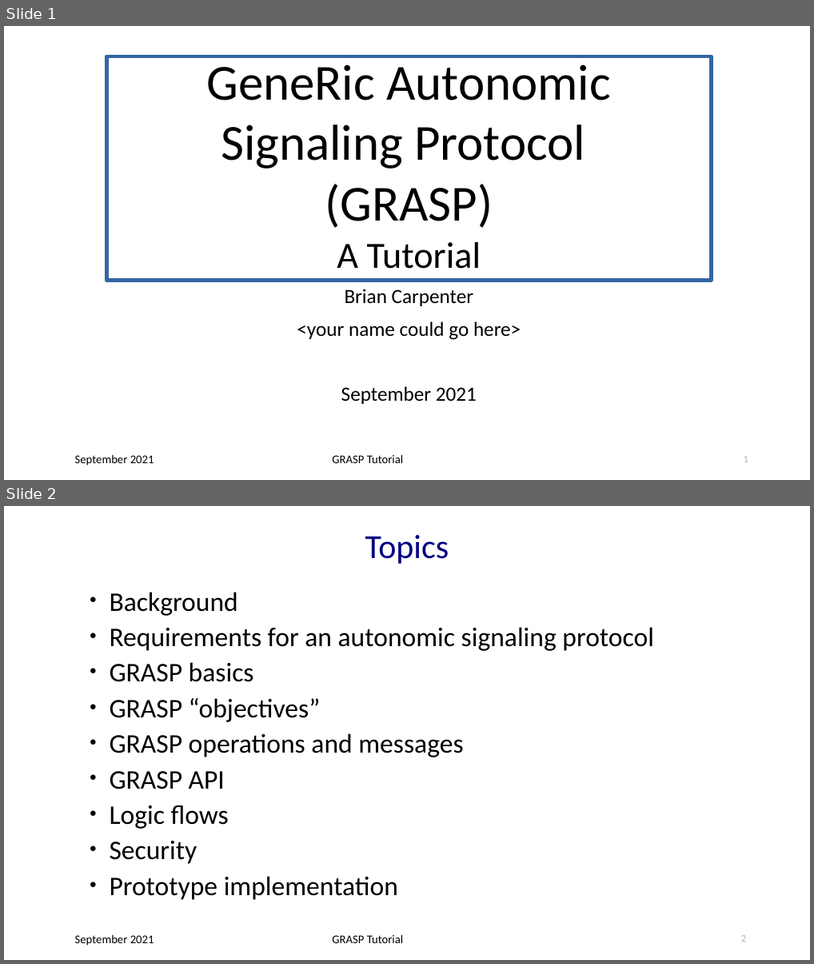
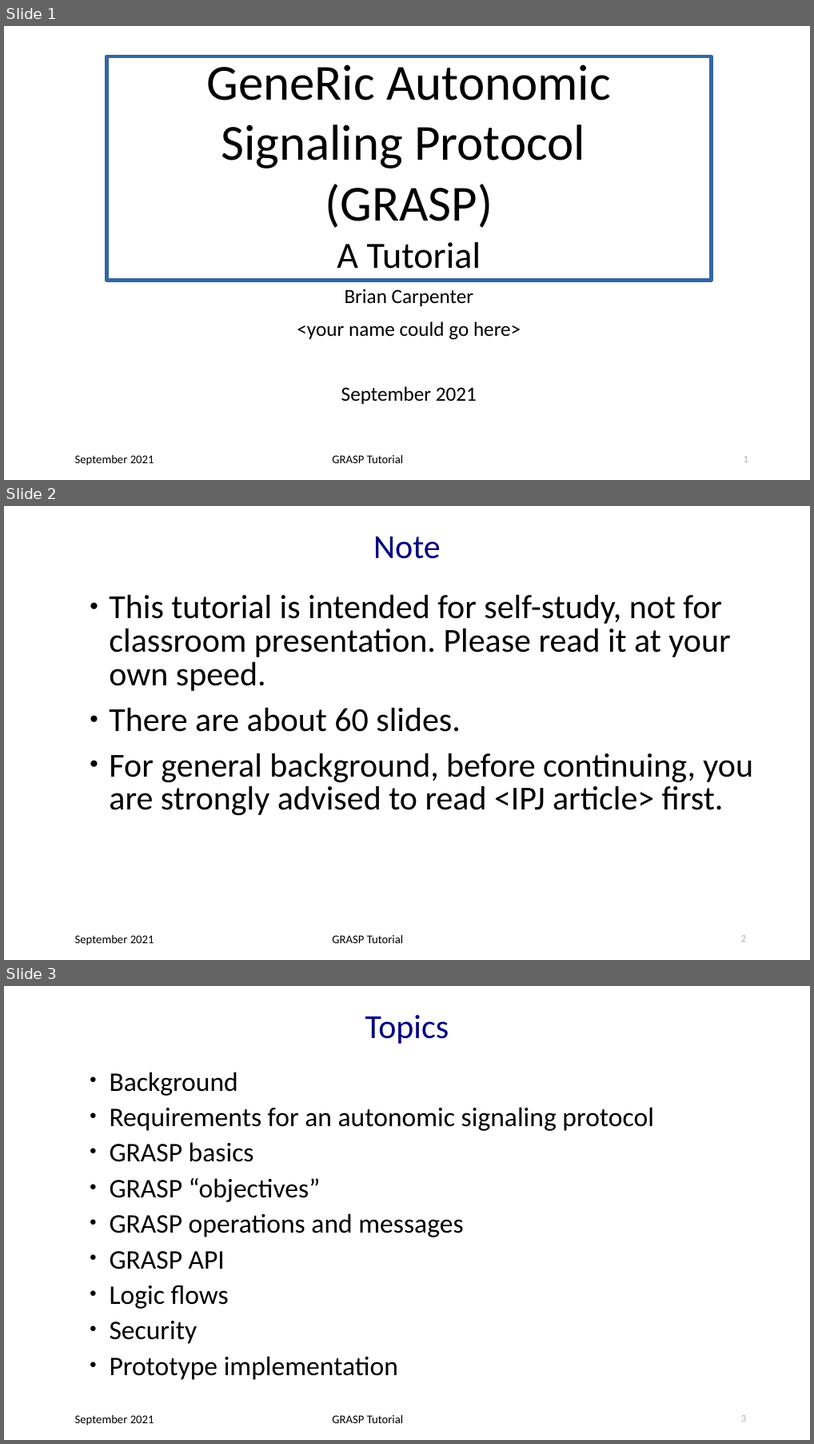
Before and after one commit to becarpenter/graspdoc, a slide deck: GRASP-tutorial.ppt. Shown one above the other, each under a label of ours: slides 1 and 2 before the commit, slides 1, 2 and 3 after it. The pictures are 814x964 and 814x1444 pixels, drawn with LibreOffice and Linux fonts; fonts in the diff are those of the drawing. Boxes give left, top, right and bottom in pixels: in the first picture for what was removed or moved away, otherwise in the second. Text is boxed around its words. In the diff, an @@ line names an element or a change of style, - is before the commit and + after.

```diff
--- a/GRASP-tutorial.ppt
+++ b/GRASP-tutorial.ppt
@@ slide 2 added at bbox=[4, 506, 810, 960], background #FFFFFF; not listed: 2 template elements that a slide beside it also shows @@
@@ title added at bbox=[374, 536, 441, 559], 40 pt, text #000080 @@
+Note
@@ text added at bbox=[109, 595, 754, 816], 40 pt, text #000000 @@
+● This tutorial is intended for self-study, not for classroom presentation. Please read it at your own speed.
+● There are about 60 slides.
+● For general background, before continuing, you are strongly advised to read <IPJ article> first.
@@ page number added at bbox=[742, 935, 746, 941], 12 pt, text #B2B2B2 @@
+2
@@ what was slide 2 is now slide 3 @@
```
Also in this commit, not shown: 3 slides changed, 2 other files.
